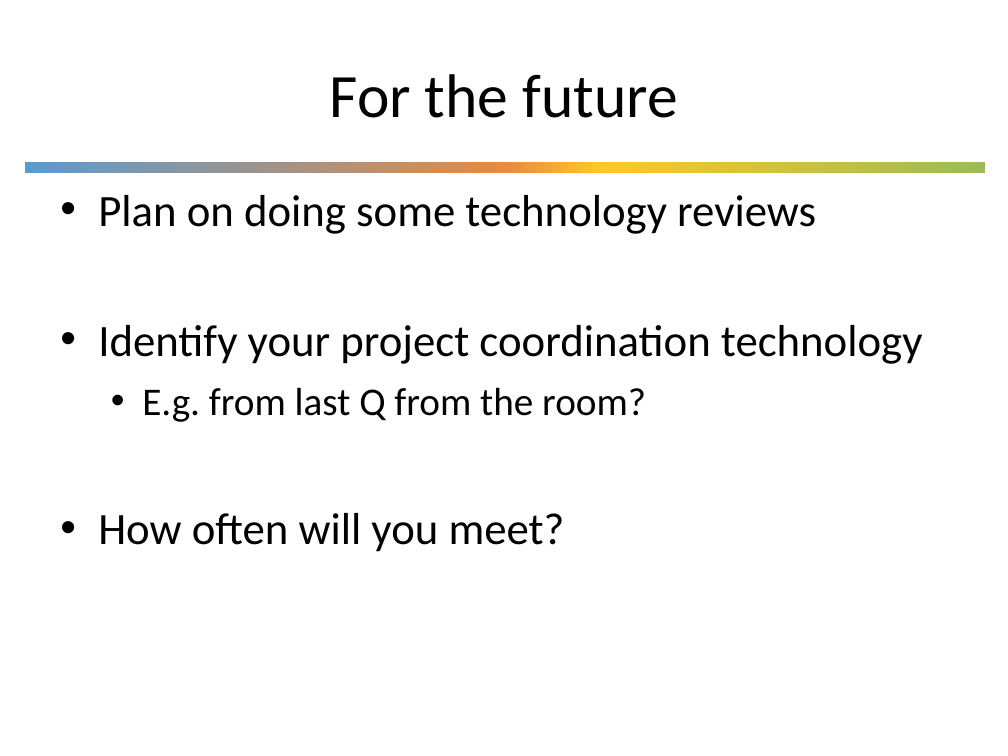
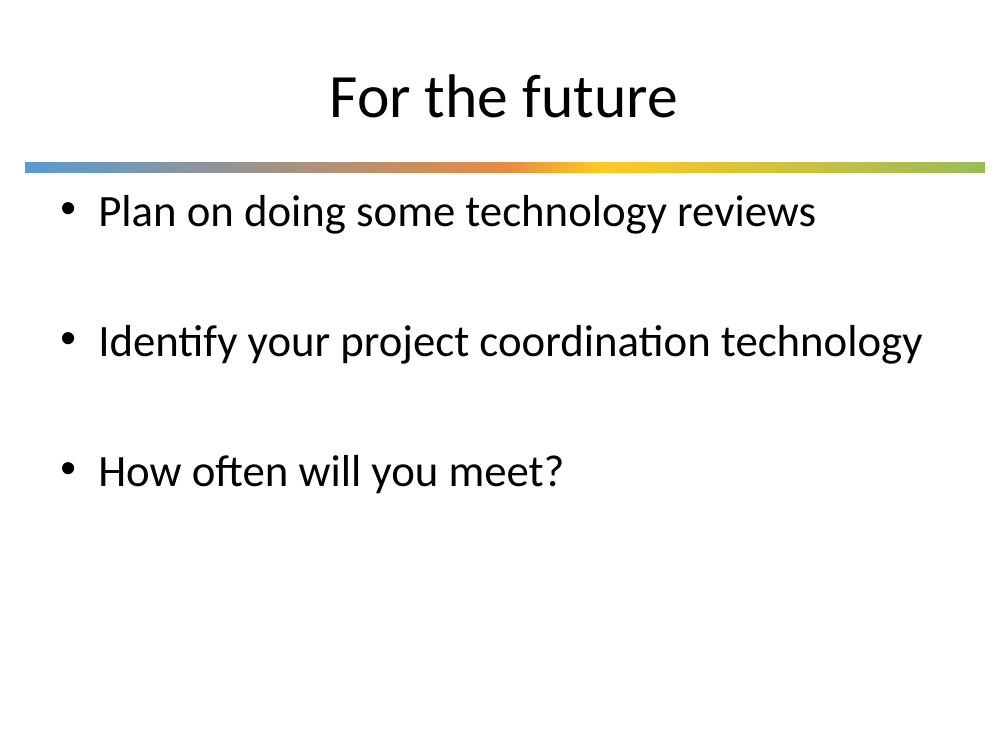
Before and after one commit to UWDIRECT/UWDIRECT.github.io, a slide deck: slide 6 of Capstone547_Overview.pptx (slide 10 before the commit). Drawn at 1008x756 pixels with LibreOffice and Linux fonts; fonts in the diff are those of the drawing; background and template pictures are left out. Boxes give left, top, right and bottom in pixels: in the first picture for what was removed or moved away, otherwise in the second. Text is boxed around its words. In the diff, an @@ line names an element or a change of style, - is before the commit and + after.

```diff
--- a/Capstone547_Overview.pptx
+++ b/Capstone547_Overview.pptx
@@ text at (142, 387, 646, 422): paragraph removed @@
-  • E.g. from last Q from the room?
```
Also in this commit, not shown: 3 other slides changed, 1 slide added, 6 slides removed.
